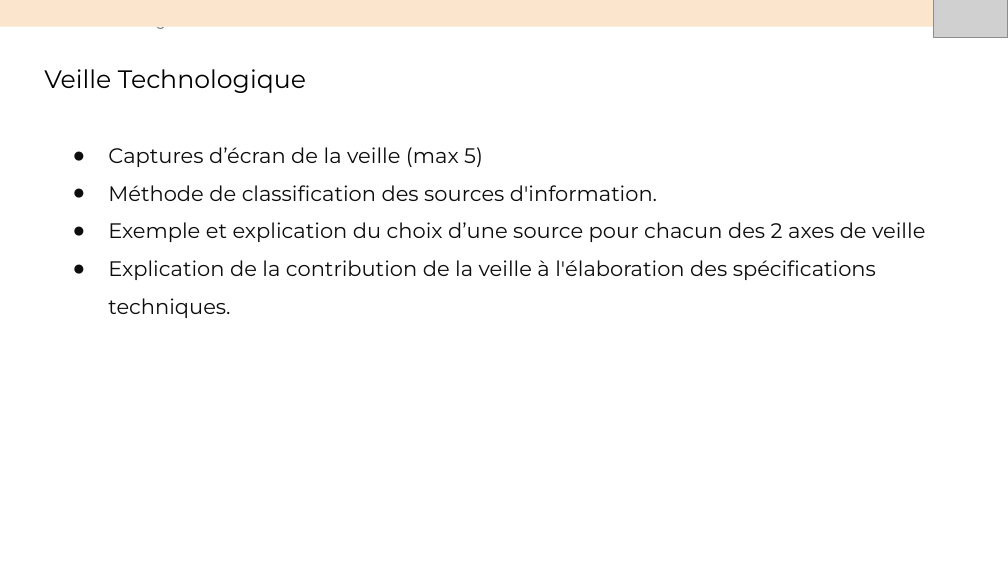
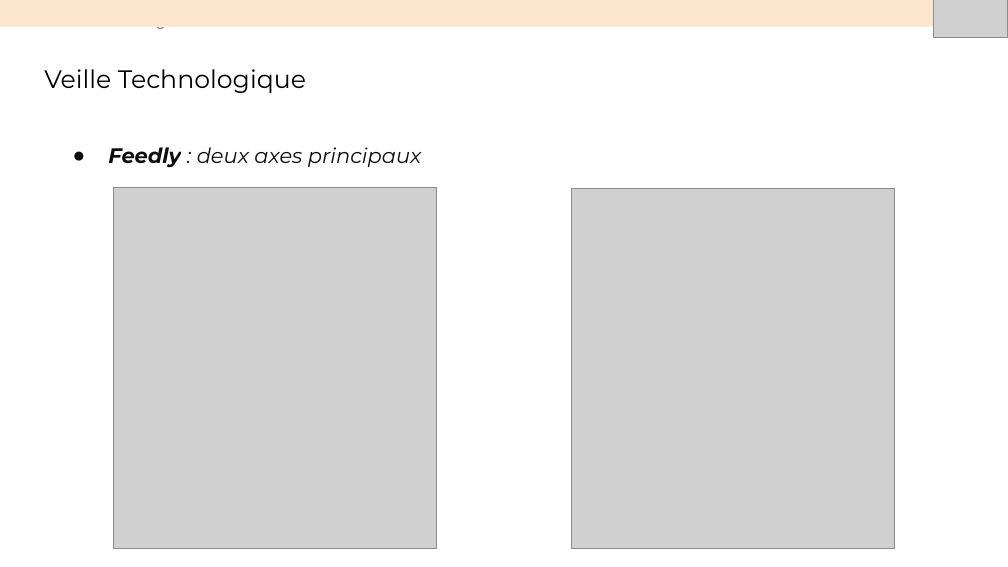
Before and after one commit to sunny-biard/MenuMaker, a slide deck: slide 16 of BIARD_Sunny_4_presentation_052024.pptx (slide 15 before the commit). Drawn at 1008x567 pixels with LibreOffice and Linux fonts; fonts in the diff are those of the drawing; grey boxes stand for pictures. Boxes give left, top, right and bottom in pixels: in the first picture for what was removed or moved away, otherwise in the second. Text is boxed around its words. In the diff, an @@ line names an element or a change of style, - is before the commit and + after.

```diff
--- a/BIARD_Sunny_4_presentation_052024.pptx
+++ b/BIARD_Sunny_4_presentation_052024.pptx
@@ text at [108, 147, 421, 168]: text changed; italic on @@
-● Captures d’écran de la veille (max 5)
-● Méthode de classification des sources d'information.
-● Exemple et explication du choix d’une source pour chacun des 2 axes de veille
-● Explication de la contribution de la veille à l'élaboration des spécifications techniques.
+● Feedly : deux axes principaux
@@ picture added at [114, 187, 437, 548] @@
@@ picture added at [572, 188, 895, 548] @@
```
Also in this commit, not shown: 7 other slides changed, 3 slides added, 5 other files.
